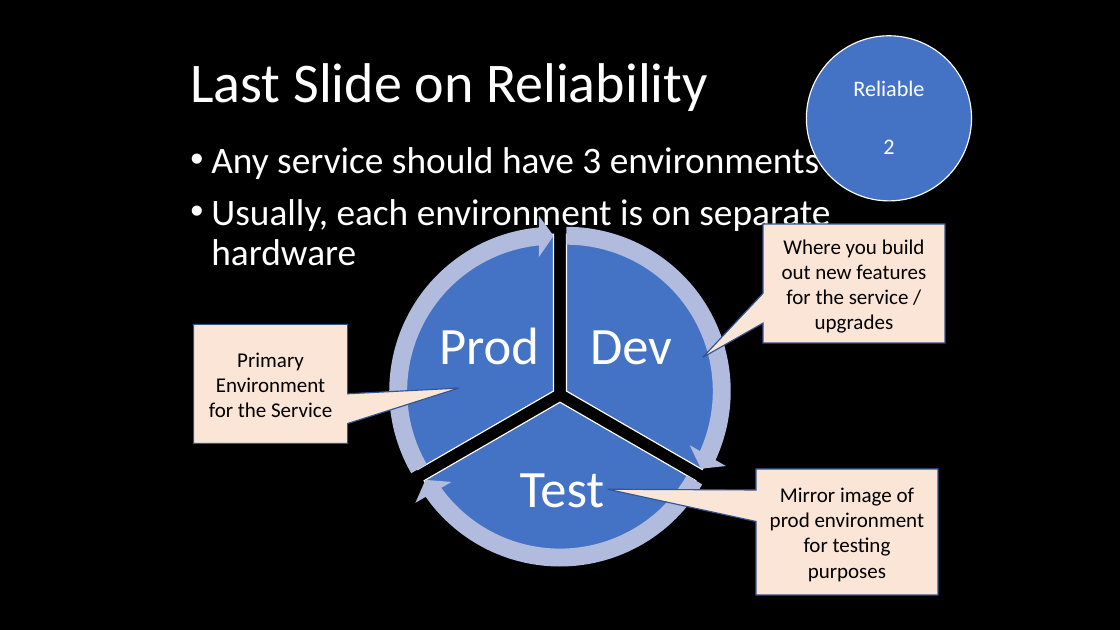
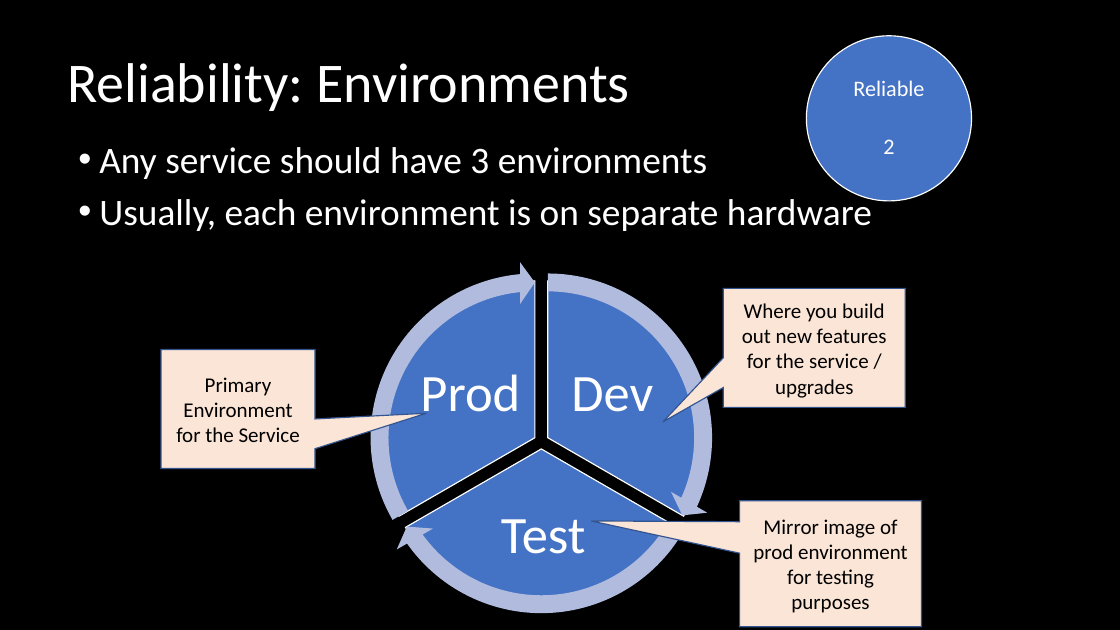
Before and after one commit to orstewar/ist346-content, a slide deck: slide 16 of content/10-services-monitoring-logging.pptx (slide 17 before the commit). Drawn at 1120x630 pixels with LibreOffice and Linux fonts; fonts in the diff are those of the drawing. Boxes give left, top, right and bottom in pixels: in the first picture for what was removed or moved away, otherwise in the second. Text is boxed around its words. In the diff, an @@ line names an element or a change of style, - is before the commit and + after.

```diff
--- a/content/10-services-monitoring-logging.pptx
+++ b/content/10-services-monitoring-logging.pptx
@@ title at [67, 63, 629, 111]: text changed @@
-Last Slide on Reliability
+Reliability: Environments
@@ text "Any service should have 3 ..." rewrapped from [211, 142, 830, 266] to [99, 147, 872, 231] @@
@@ circular arrow: place and size @@
-circular arrow at [384, 226, 737, 579]
+circular arrow at [371, 261, 724, 614]
@@ circular arrow: place and size @@
-circular arrow at [391, 215, 744, 568]
+circular arrow at [365, 273, 718, 626]
@@ 3 texts, 1 circular arrow, 1 pie slice (boxed as its full ellipse): place and size @@
-3 texts, 1 circular arrow, 1 pie slice (boxed as its full ellipse) at [377, 215, 730, 568]
+3 texts, 1 circular arrow, 1 pie slice (boxed as its full ellipse) at [359, 261, 712, 614]
@@ proportions changed in 4 elements at [371, 261, 724, 614], [391, 281, 704, 594], [365, 273, 718, 626], [385, 292, 698, 606] @@
@@ pie slice (boxed as its full ellipse): place and size @@
-pie slice (boxed as its full ellipse) at [410, 234, 723, 548]
+pie slice (boxed as its full ellipse) at [385, 292, 698, 606]
@@ pie slice (boxed as its full ellipse): place and size @@
-pie slice (boxed as its full ellipse) at [403, 245, 717, 559]
+pie slice (boxed as its full ellipse) at [391, 281, 704, 594]
@@ speech box "Where you build out new ...": place and size @@
-speech box "Where you build out new ..." at [763, 224, 945, 344]
+speech box "Where you build out new ..." at [723, 288, 906, 408]
@@ speech box "Primary Environment for the Service": place and size @@
-speech box "Primary Environment for the Service" at [193, 324, 347, 444]
+speech box "Primary Environment for the Service" at [161, 350, 315, 469]
@@ speech box "Mirror image of prod environment ...": place and size @@
-speech box "Mirror image of prod environment ..." at [756, 469, 939, 595]
+speech box "Mirror image of prod environment ..." at [739, 501, 922, 627]
```
Also in this commit, not shown: 13 other slides changed, 1 slide added, 11 slides removed, 2 other files.
